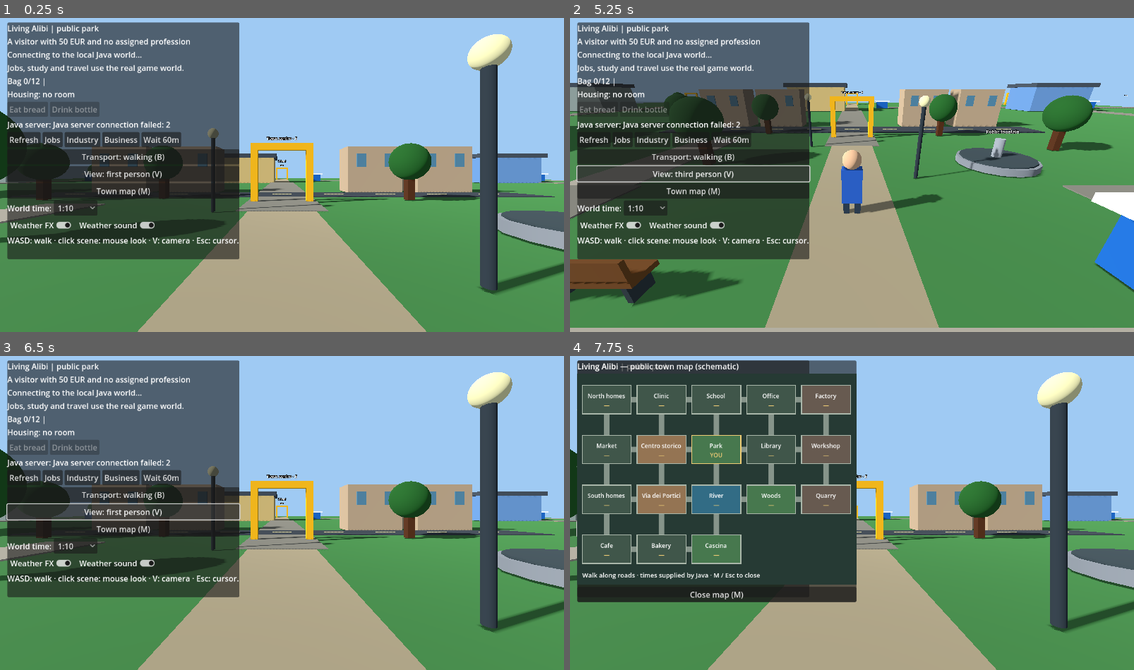
Above: before the commit, frames 1-4 (two rows, left to right).
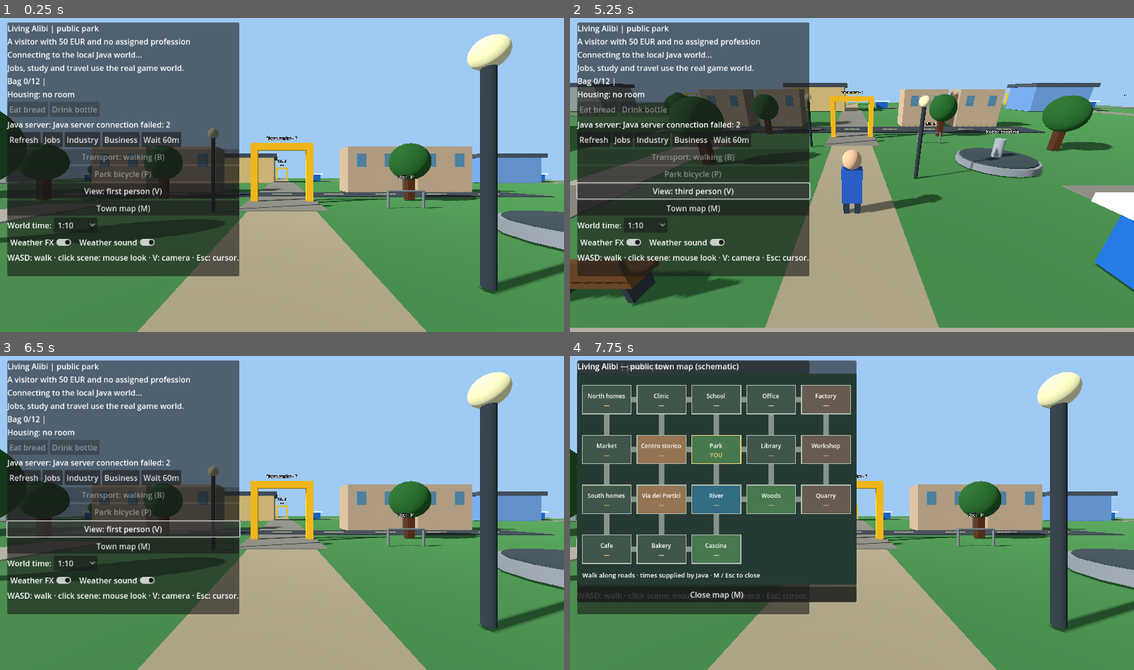
Above: after the commit, the same moments.

Repository: holovin777/living-alibi
Game: Godot game, scene res://scenes/park.tscn
The game is run twice, just before and just after one commit, with the same random seed, the same clock (stepped at 60 frames per second) and the same inputs.
Inputs (mouse positions are in pixels of both pictures, inside the frame that each line leads up to):
- Up to frame 1 (0.25 s): no input
- Up to frame 2 (5.25 s): click (694, 156) at 0.5 s, where only the run before the commit has a clickable "Transport: walking (B)"; click "Refresh" at 1.25 s; click "Jobs" at 2 s; click "Industry" at 2.75 s; click "Business" at 3.5 s; click "Wait 60m" at 4.25 s; click "View: first person (V)" at 5 s
- Up to frame 3 (6.5 s): click "View: third person (V)" at 5.75 s
- Up to frame 4 (7.75 s): click "Town map (M)" at 6.5 s; click "1:10" at 7.25 s

The runs differ from the first frame. In frame 1, 6.0% of the frame differs, in the area x 1-79%, y 41-83%; in frame 2, 6.2%; in frame 3, 6.6%; in frame 4, 1.8%.

Commit message:
feat: visible bicycles and persistent district parking with public racks

Diff:
--- a/godot/scripts/ParkDemo.gd
+++ b/godot/scripts/ParkDemo.gd
@@ -9,6 +9,8 @@
 const INTERACTION_RADIUS := 3.5
 const WALK_SPEED := 4.5
 const CYCLE_SPEED := 8.0
+const RACK_POSITION := Vector3(6.0,0,-10.0)
+const RACK_DISTRICTS := ["PARK","WORKSHOP","NORTH_RESIDENCES"]
 const WALKER_RADIUS := 0.32
 const COLLISION_STEP := 0.12
 const ROAD_EDGE := 24.0
@@ -67,6 +69,9 @@
 var _hint: Label
 var _view_button: Button
 var _transport_button: Button
+var _parking_button: Button
+var _bike_model: Node3D
+var _bike_wheel_angle := 0.0
 var _jobs: Label
 var _bag_label: Label
 var _housing_label: Label
@@ -120,11 +125,15 @@
     if direction.length_squared() > 0.0:
         # The Java world controls district transitions; this is local preview walking.
         var relative_motion := Basis(Vector3.UP, _view_yaw) * direction.normalized()
+        var before := _avatar.position
         _avatar.position = _move_on_ground(_avatar.position,
                 relative_motion * delta * _movement_speed(), WALKER_RADIUS, true)
+        if _movement_speed() == CYCLE_SPEED:
+            _bike_wheel_angle += before.distance_to(_avatar.position)/0.35
         _follow_player()
         _try_road_crossing(relative_motion)
 
+    _sync_bicycle()
     _animate_residents(delta)
     _weather_fx.follow(_avatar.position)
     _weather_fx.set_sheltered(_inside_guest_room(),_environment)
@@ -137,6 +146,8 @@
         _hint.text = "Waiting for Java to confirm arrival..."
     elif not _road_destination(_avatar.position, ROAD_TRIGGER).is_empty():
         _hint.text = "District crossing · walk forward to travel"
+    elif _near_rack() and bool(_last_snapshot.get("player",{}).get("ownsBicycle",false)):
+        _hint.text = "P: park or retrieve your bicycle · B: ride/walk."
     elif _near_home_station():
         _hint.text = "F: use your bed, kitchen or bathroom."
     elif _current_place == "NORTH_RESIDENCES" and _avatar.position.distance_to(ROOM_EXIT) < 2.3:
@@ -175,6 +186,9 @@
         elif event.keycode == KEY_M:
             _toggle_map()
             get_viewport().set_input_as_handled()
+        elif event.keycode == KEY_P and not _action_panel.visible and not _travel_panel.visible and not _map_panel.visible and not _dialog_panel.visible:
+            _toggle_parking()
+            get_viewport().set_input_as_handled()
         elif event.keycode == KEY_B and not _action_panel.visible and not _travel_panel.visible and not _map_panel.visible and not _dialog_panel.visible:
             _toggle_transport()
             get_viewport().set_input_as_handled()
@@ -227,7 +241,7 @@
 
 func _cycling() -> bool:
     var p: Dictionary = _last_snapshot.get("player",{})
-    return bool(p.get("ownsBicycle",false)) and bool(p.get("cycling",false))
+    return bool(p.get("ownsBicycle",false)) and bool(p.get("cycling",false)) and _parked_district().is_empty()
 
 func _movement_speed() -> float:
     # A portable bicycle is carried at walking speed in the rented studio
@@ -236,8 +250,45 @@
     var in_shop := _current_place == "PORTICI" and Rect2(4.4,2.15,6.1,5.7).has_point(Vector2(at.x,at.z))
     return CYCLE_SPEED if _cycling() and not _inside_guest_room() and not in_shop else WALK_SPEED
 
+func _parked_district() -> String:
+    var value = _last_snapshot.get("player",{}).get("bicycleParked")
+    return "" if value == null else str(value)
+
+func _near_rack() -> bool:
+    return _current_place in RACK_DISTRICTS and _avatar.position.distance_to(RACK_POSITION)<2.8
+
+func _toggle_parking() -> void:
+    if not _connected or _api.is_busy() or not _near_rack():
+        return
+    if not bool(_last_snapshot.get("player",{}).get("ownsBicycle",false)):
+        return
+    if _parked_district().is_empty():
+        _api.transport_mode("park")
+    elif _parked_district() == _current_place:
+        _api.transport_mode("retrieve")
+    else:
+        _message.text = "Your bicycle is parked at "+_parked_district().capitalize()
+
+func _sync_bicycle() -> void:
+    if not is_instance_valid(_bike_model):
+        return
+    var riding := _movement_speed() == CYCLE_SPEED
+    _bike_model.visible = riding
+    _bike_model.position = _avatar.position
+    _bike_model.rotation.y = _view_yaw
+    for wheel in _bike_model.get_children():
+        if wheel.has_meta("wheel"):
+            wheel.rotation.x = _bike_wheel_angle
+    for id in RACK_DISTRICTS:
+        if not _chunks.has(id):
+            continue
+        var root: Node3D = _chunks[id]["root"]
+        var parked := root.get_node_or_null("BicycleRack/ParkedBicycle") as Node3D
+        if parked != null:
+            parked.visible = _parked_district() == id
+
 func _toggle_transport() -> void:
-    if _connected and not _api.is_busy() and bool(_last_snapshot.get("player",{}).get("ownsBicycle",false)):
+    if _connected and not _api.is_busy() and _parked_district().is_empty() and bool(_last_snapshot.get("player",{}).get("ownsBicycle",false)):
         _api.transport_mode("walk" if _cycling() else "cycle")
 
 func _buy_bicycle() -> void:
@@ -289,6 +340,8 @@
         _box(_avatar, Vector3(0.2, 0.65, 0.23), Color(0.19, 0.24, 0.29),
                 Vector3(x_offset, 0.33, 0.0))
 
+    _bike_model = _make_bicycle(self,"PlayerBicycle",Color("#496e50"))
+    _bike_model.visible = false
     _weather_fx = WeatherEffects.new()
     add_child(_weather_fx)
     _weather_fx.follow(_avatar.position)
@@ -441,6 +494,8 @@
             _building("Neighborhood", Color(0.57, 0.61, 0.57))
             _tree(Vector3(11.0, 0.0, 7.0))
 
+    if place_id in RACK_DISTRICTS:
+        _build_bicycle_rack()
     _build_road_links(place_id)
     _chunks[place_id] = {
         "root": _scenery, "residents": _residents_root,
@@ -547,6 +602,66 @@
 func _room_furniture(parent: Node3D,at: Vector3,size: Vector3,color: Color) -> void:
     _add_obstacle(at,Vector2(size.x,size.z))
     _box(parent,size,color,at+Vector3(0,size.y*0.5,0))
+
+func _bike_tube(parent: Node3D,a: Vector3,b: Vector3,color: Color,radius: float = 0.025) -> void:
+    var tube := _cylinder(parent,radius,a.distance_to(b),color,(a+b)*0.5)
+    tube.quaternion = Quaternion(Vector3.UP,(b-a).normalized())
+
+func _make_bicycle(parent: Node3D,caption: String,paint: Color) -> Node3D:
+    var bike := Node3D.new()
+    bike.name = caption
+    parent.add_child(bike)
+    var metal := Color("#969a97")
+    var tire := Color("#242625")
+    for z in [-0.62,0.62]:
+        var wheel := Node3D.new()
+        wheel.position = Vector3(0,0.35,z)
+        wheel.set_meta("wheel",true)
+        bike.add_child(wheel)
+        var torus := TorusMesh.new()
+        torus.inner_radius = 0.31
+        torus.outer_radius = 0.37
+        var ring := MeshInstance3D.new()
+        ring.mesh = torus
+        var material := StandardMaterial3D.new()
+        material.albedo_color = tire
+        ring.material_override = material
+        ring.rotation_degrees.z = 90
+        wheel.add_child(ring)
+        for i in range(6):
+            var angle := float(i)*PI/6.0
+            var end := Vector3(0,sin(angle)*0.31,cos(angle)*0.31)
+            _bike_tube(wheel,-end,end,metal,0.008)
+    var rear := Vector3(0,0.35,0.62)
+    var crank := Vector3(0,0.38,0.05)
+    var saddle := Vector3(0,0.88,0.20)
+    var head := Vector3(0,0.90,-0.44)
+    var front := Vector3(0,0.35,-0.62)
+    for endpoints in [[rear,crank],[rear,saddle],[crank,saddle],[saddle,head],[crank,head]]:
+        _bike_tube(bike,endpoints[0],endpoints[1],paint,0.035)
+    _bike_tube(bike,head,front,metal,0.035)
+    _bike_tube(bike,head,Vector3(0,1.12,-0.52),metal)
+    _bike_tube(bike,Vector3(-0.29,1.12,-0.52),Vector3(0.29,1.12,-0.52),metal)
+    _box(bike,Vector3(0.22,0.075,0.30),tire,saddle+Vector3(0,0.06,0))
+    _box(bike,Vector3(0.35,0.06,0.42),metal,Vector3(0,0.78,0.60))
+    _box(bike,Vector3(0.1,0.1,0.12),Color("#efe1a1"),Vector3(0,0.99,-0.58))
+    _box(bike,Vector3(0.1,0.08,0.09),Color("#be4440"),Vector3(0,0.8,0.84))
+    return bike
+
+func _build_bicycle_rack() -> void:
+    var rack := Node3D.new()
+    rack.name = "BicycleRack"
+    rack.position = RACK_POSITION
+    _scenery.add_child(rack)
+    for x in [-0.85,0.85]:
+        _bike_tube(rack,Vector3(x,0,0),Vector3(x,0.8,0),Color("#727876"),0.055)
+    _bike_tube(rack,Vector3(-0.85,0.8,0),Vector3(0.85,0.8,0),Color("#727876"),0.055)
+    _add_obstacle(RACK_POSITION,Vector2(2.0,0.45))
+    var parked := _make_bicycle(rack,"ParkedBicycle",Color("#496e50"))
+    parked.position = Vector3(0,0,0.6)
+    parked.rotation.y = PI/2.0
+    parked.visible = false
+    _sign(rack,"Bici · P",Vector3(0,1.5,0))
 
 func _build_farm() -> void:
     var farm := Node3D.new()
@@ -1158,6 +1273,9 @@
     _transport_button = _button("Transport: walking (B)",_toggle_transport)
     column.add_child(_transport_button)
     _transport_button.disabled = true
+    _parking_button = _button("Bicycle rack (P)",_toggle_parking)
+    column.add_child(_parking_button)
+    _parking_button.disabled = true
     _view_button = _button("View: first person (V)", _toggle_view_mode)
     column.add_child(_view_button)
     var map_button := Button.new()
@@ -1765,8 +1883,8 @@
         str(snapshot.get("residents", []).size())
     ]
     _sync_guest_room()
-    _transport_button.text = "Transport: cycling (B)" if _cycling() else "Transport: walking (B)"
-    _transport_button.disabled = not bool(player.get("ownsBicycle",false))
+    _refresh_transport_buttons(false)
+    _sync_bicycle()
     _follow_player()
     _update_bag()
     _town_map.update_world(_current_place, _locations)
@@ -1922,12 +2040,22 @@
 func _on_request_finished(_route: String) -> void:
     _set_request_busy(false)
 
+func _refresh_transport_buttons(busy: bool) -> void:
+    var owns := bool(_last_snapshot.get("player",{}).get("ownsBicycle",false))
+    var parked := _parked_district()
+    _transport_button.text = "Bicycle parked: "+parked.capitalize() if not parked.is_empty() else (
+        "Transport: cycling (B)" if _cycling() else "Transport: walking (B)")
+    _transport_button.disabled = busy or not owns or not parked.is_empty()
+    _parking_button.text = "Retrieve bicycle (P)" if not parked.is_empty() else "Park bicycle (P)"
+    _parking_button.disabled = busy or not owns or (not parked.is_empty() and parked != _current_place)
+
 func _set_request_busy(busy: bool) -> void:
     for node in get_tree().get_nodes_in_group("world_api_buttons"):
         if node is Button:
             var same_place := node.has_meta("destination") and (
                     str(node.get_meta("destination")) == _current_place)
             node.disabled = busy or same_place or bool(node.get_meta("sold_out",false))
+    _refresh_transport_buttons(busy)
     if not busy:
         _update_bag()
 
--- a/godot/tests/SceneNavigationSmoke.gd
+++ b/godot/tests/SceneNavigationSmoke.gd
@@ -200,7 +200,17 @@
             and world._transport_button.text.contains("cycling"),
             "confirmed bicycle mode speeds up local outdoor travel"):
         return
+    if not _check(world._bike_model.visible and world._scenery.has_node("BicycleRack/ParkedBicycle"),
+            "cycling has a visible bike model and public rack"):
+        return
     cyclist["player"]["cycling"] = false
+    cyclist["player"]["bicycleParked"] = "PARK"
+    world._on_world_updated(cyclist)
+    var parked_model := world._scenery.get_node("BicycleRack/ParkedBicycle") as Node3D
+    if not _check(parked_model.visible and not world._bike_model.visible and world._transport_button.disabled,
+            "parked bicycle remains at rack and cannot be ridden"):
+        return
+    cyclist["player"]["bicycleParked"] = null
     world._on_world_updated(cyclist)
     if not _check(world._movement_speed() == world.WALK_SPEED,
             "walking mode restores ordinary movement"):
Not shown, changed: server/src/main/java/com/holovin/npclife/GameSession.java
Not shown, changed: server/src/test/java/com/holovin/npclife/GameSessionTest.java
Not shown, changed: src/main/java/com/holovin/npclife/PlayerLife.java
Not shown, changed: src/main/java/com/holovin/npclife/TransportLife.java
Not shown, changed: src/main/java/com/holovin/npclife/WorldDatabase.java
